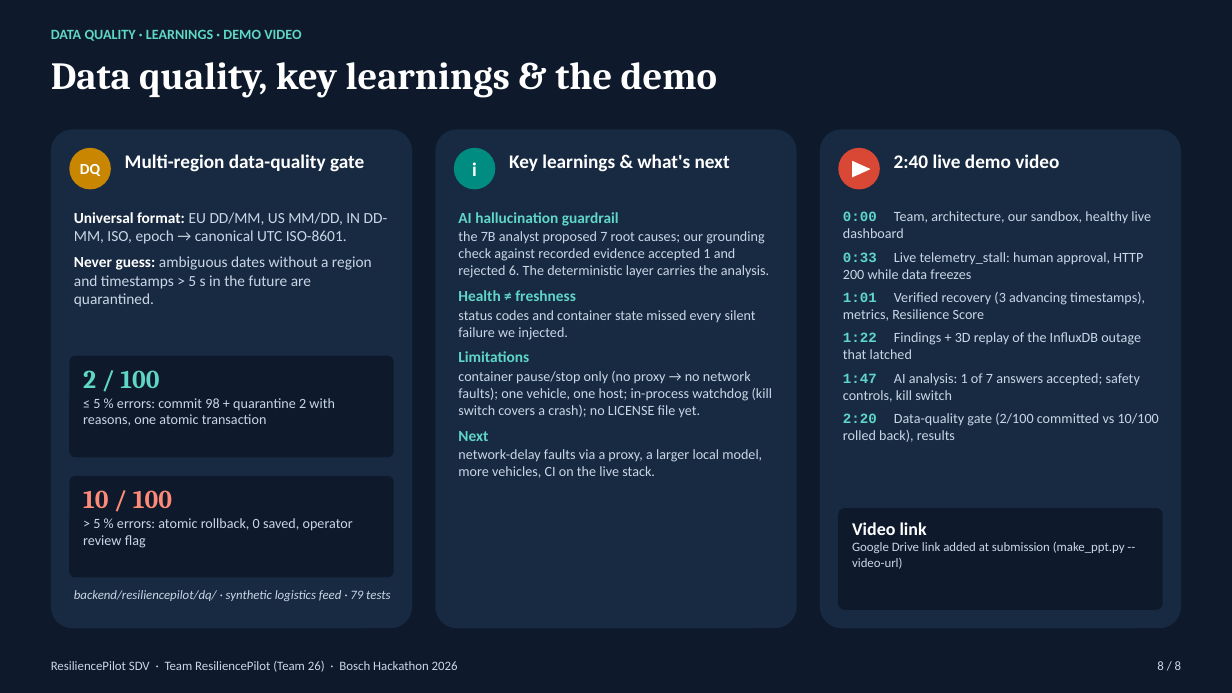
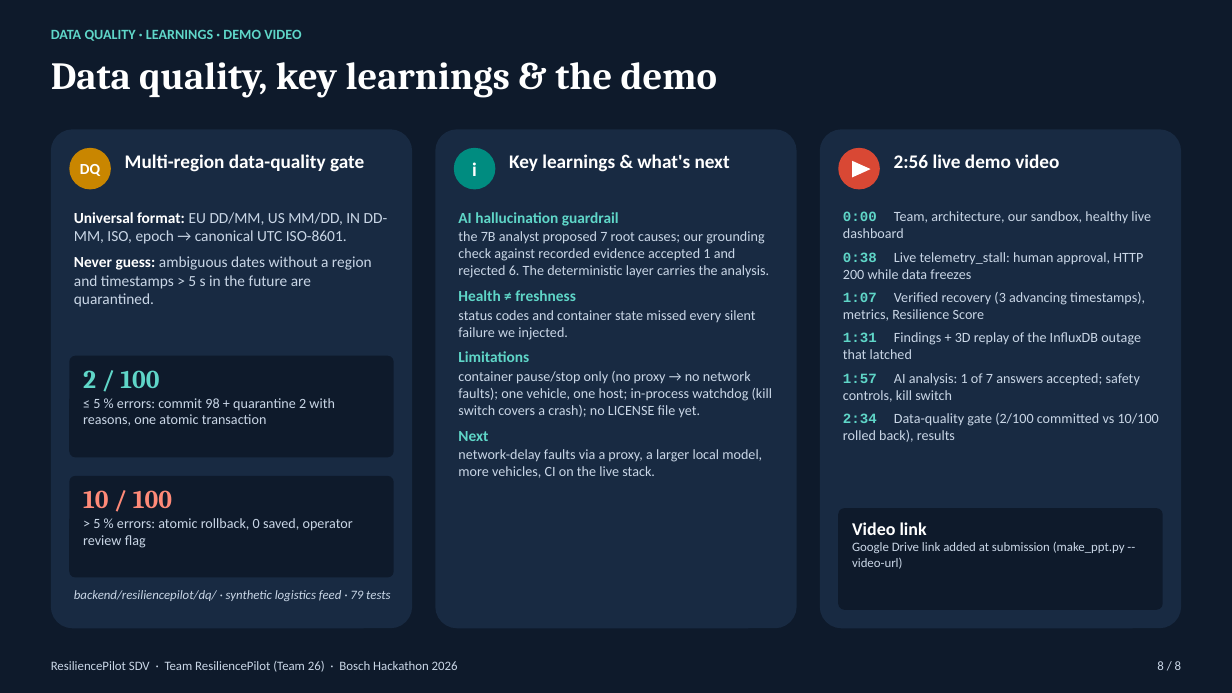
Before and after one commit to Anshu-raj-co/ResiliencePilot, a slide deck: slide 8 of docs/submission/ResiliencePilot_Presentation.pptx. Drawn at 1232x693 pixels with LibreOffice and Linux fonts; fonts in the diff are those of the drawing. Boxes give left, top, right and bottom in pixels: in the first picture for what was removed or moved away, otherwise in the second. Text is boxed around its words. In the diff, an @@ line names an element or a change of style, - is before the commit and + after.

```diff
--- a/docs/submission/ResiliencePilot_Presentation.pptx
+++ b/docs/submission/ResiliencePilot_Presentation.pptx
@@ text at (x1=894, y1=154, x2=1059, y2=168): text changed @@
-2:40 live demo video
+2:56 live demo video
@@ text at (x1=843, y1=252, x2=1159, y2=442): text changed @@
-0:33 Live telemetry_stall: human approval, HTTP 200 while data freezes
-1:01 Verified recovery (3 advancing timestamps), metrics, Resilience Score
-1:22 Findings + 3D replay of the InfluxDB outage that latched
-1:47 AI analysis: 1 of 7 answers accepted; safety controls, kill switch
-2:20 Data-quality gate (2/100 committed vs 10/100 rolled back), results
+0:38 Live telemetry_stall: human approval, HTTP 200 while data freezes
+1:07 Verified recovery (3 advancing timestamps), metrics, Resilience Score
+1:31 Findings + 3D replay of the InfluxDB outage that latched
+1:57 AI analysis: 1 of 7 answers accepted; safety controls, kill switch
+2:34 Data-quality gate (2/100 committed vs 10/100 rolled back), results
```
Also in this commit, not shown: 2 other files.
